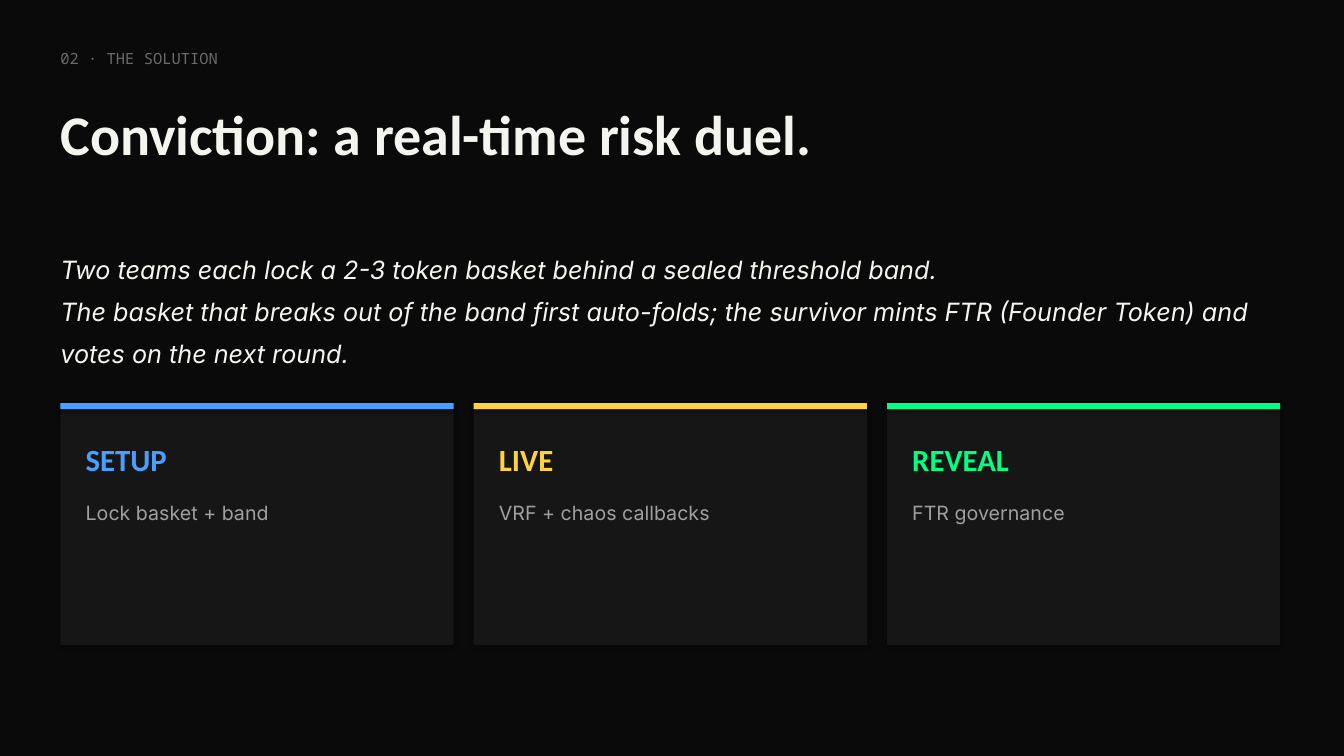
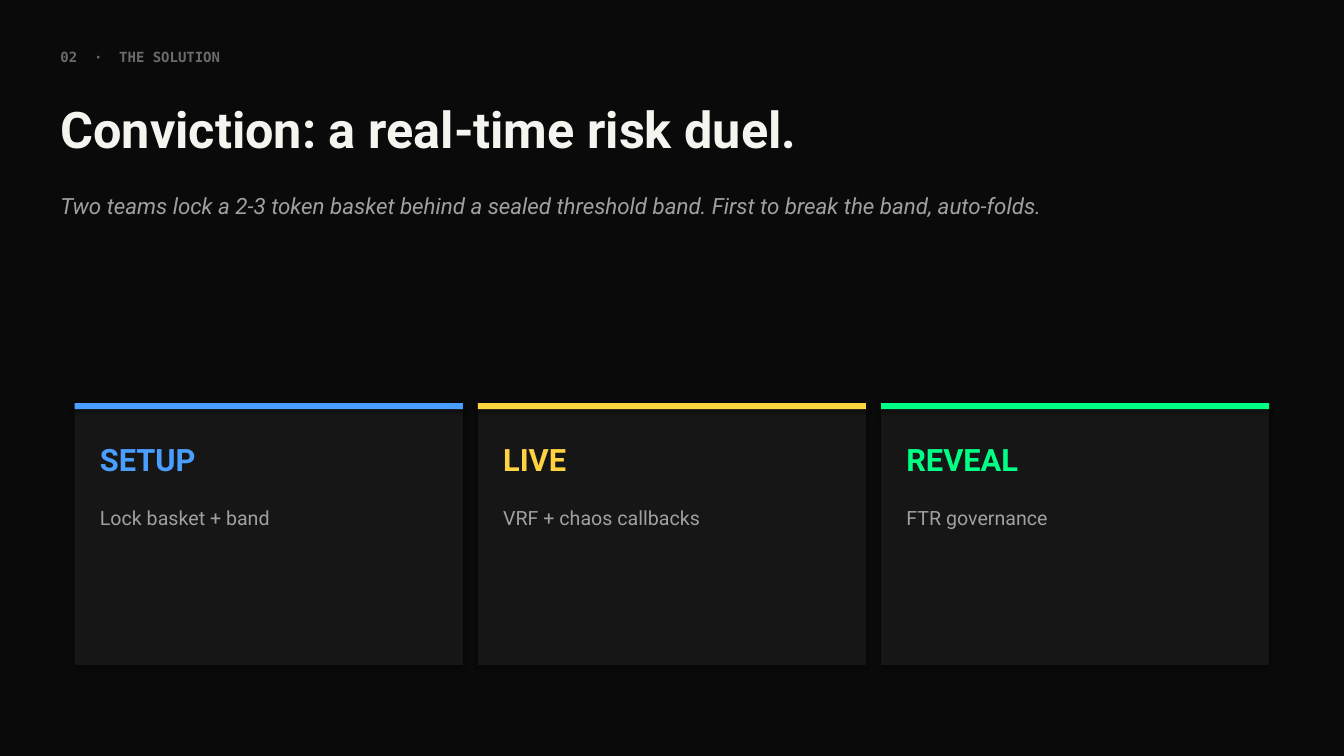
Before and after one commit to Rujul-1105/conviction, a slide deck: slide 3 of docs/conviction-pitch-deck.pptx. Drawn at 1344x756 pixels with LibreOffice and Linux fonts; fonts in the diff are those of the drawing. Boxes give left, top, right and bottom in pixels: in the first picture for what was removed or moved away, otherwise in the second. Text is boxed around its words. In the diff, an @@ line names an element or a change of style, - is before the commit and + after.

Commit message:
Polish pitch deck: banner cover, no overlapping text
- Cover slide now uses banner.png (1536x369 → 12" wide on the title
  slide) — the brand image is the visual anchor, not the wordmark.
- All body slides use Liberation Sans (LO default) with explicit fallback
  font names so renderings stay consistent across systems without
  Oxanium/Inter installed.
- Smaller font sizes (36pt for titles instead of 40), wider text frames,
  shrink-text-to-shape autofit, and tighter horizontal padding inside
  cards prevent overlap on the worst-case Liberation Sans metrics.
- Verified by rendering cover, problem, upcoming #1, upcoming #3, and
  closing slides to PNG — all five are clean.

```diff
--- a/docs/conviction-pitch-deck.pptx
+++ b/docs/conviction-pitch-deck.pptx
@@ text "02 · THE SOLUTION" at (60, 52, 220, 62): size 11 to 10 pt, font Noto Sans Mono to DejaVu Sans Mono, bold on @@
@@ text "Conviction: a real-time risk duel." at (60, 110, 796, 149): size 40 to 36 pt, font Calibri to Roboto @@
@@ text at (60, 197, 1041, 217): text changed; size 18 to 16 pt; font Inter to Roboto; text colour #F5F5F0 to #A0A0A0 @@
-Two teams each lock a 2-3 token basket behind a sealed threshold band.
-The basket that breaks out of the band first auto-folds; the survivor mints FTR (Founder Token) and votes on the next round.
+Two teams lock a 2-3 token basket behind a sealed threshold band. First to break the band, auto-folds.
@@ rectangle: place and size @@
-rectangle at (60, 403, 454, 409)
+rectangle at (75, 403, 463, 409)
@@ rectangle: place and size @@
-rectangle at (60, 403, 454, 645)
+rectangle at (75, 403, 463, 665)
@@ rectangle: place and size @@
-rectangle at (474, 403, 867, 409)
+rectangle at (478, 403, 866, 409)
@@ rectangle: place and size @@
-rectangle at (474, 403, 867, 645)
+rectangle at (478, 403, 866, 665)
@@ rectangle: place and size @@
-rectangle at (887, 403, 1280, 409)
+rectangle at (881, 403, 1269, 409)
@@ rectangle: place and size @@
-rectangle at (887, 403, 1280, 645)
+rectangle at (881, 403, 1269, 665)
@@ text "SETUP": place and size @@
-text "SETUP" at (86, 451, 167, 472)
+text "SETUP" at (100, 448, 196, 472)
@@ font Calibri to Roboto in 3 elements at (503, 449, 566, 471), (100, 448, 196, 472), (906, 449, 1018, 471) @@
@@ text "Lock basket + band": place and size @@
-text "Lock basket + band" at (86, 506, 269, 520)
+text "Lock basket + band" at (100, 510, 270, 525)
@@ font Inter to Roboto in 3 elements at (503, 510, 699, 525), (100, 510, 270, 525), (906, 511, 1048, 529) @@
```
Also in this commit, not shown: 13 other slides changed, 1 other file.
